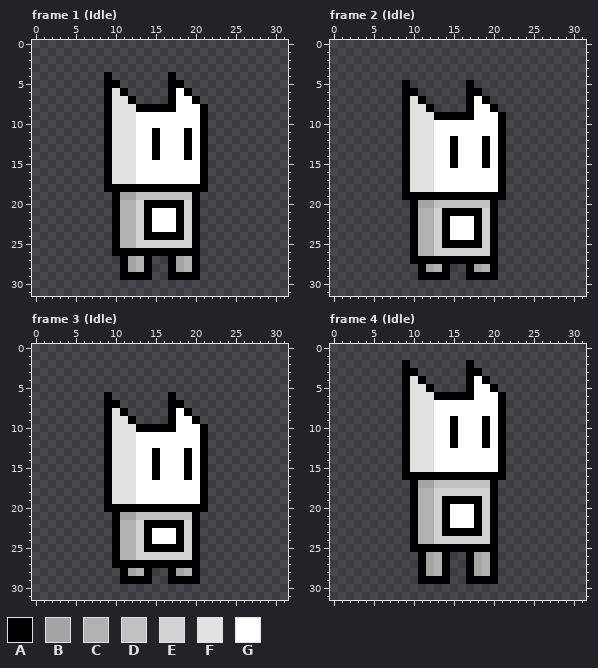
Two versions of one pixel-art file, Sprites/Players/Player.aseprite. The first picture shows the starting point.
32x32 pixels, 36 frames. Colours within 5 levels of each other are drawn and written as one. Shown: frame 1 (Idle), frame 2 (Idle), frame 3 (Idle), frame 4 (Idle). The commit also changed other frames, which this record leaves out.
Palette (. is transparent): A #000000  B #a5a5a5  C #b1b1b1  D #c1c1c1  E #d2d2d2  F #e2e2e2  G #fefefe
Pixels before, frame 1 (Idle), first column x 9:
 4 A.......A....
 5 AA......AA...
 6 AFA.....AGA..
 7 AFFA....AGGA.
 8 AFFFAAAAAGGGA
 9 AFFFGGGGGGGGA
10 AFFFGGGGGGGGA
11 AFFFGGAGGGAGA
12 AFFFGGAGGGAGA
13 AFFFGGAGGGAGA
14 AFFFGGAGGGAGA
15 AFFFGGGGGGGGA
16 AFFFGGGGGGGGA
17 AFFFGGGGGGGGA
18 AAAAAAAAAAAAA
19 .ABBDDDDDDDA.
20 .ACCEAAAAAEA.
21 .ACCEAGGGAEA.
22 .ACCEAGGGAEA.
23 .ACCEAGGGAEA.
24 .ACCEAAAAAEA.
25 .ACCEEEEEEEA.
26 .AAAAAAAAAAA.
27 ..ABCA..ABCA.
28 ..ABCA..ABCA.
29 ..AAAA..AAAA.
Pixels before, frame 2 (Idle), first column x 9:
 5 A.......A....
 6 AA......AA...
 7 AFA.....AGA..
 8 AFFA....AGGA.
 9 AFFFAAAAAGGGA
10 AFFFGGGGGGGGA
11 AFFFGGGGGGGGA
12 AFFFGGAGGGAGA
13 AFFFGGAGGGAGA
14 AFFFGGAGGGAGA
15 AFFFGGAGGGAGA
16 AFFFGGGGGGGGA
17 AFFFGGGGGGGGA
18 AFFFGGGGGGGGA
19 AAAAAAAAAAAAA
20 .ABBDDDDDDDA.
21 .ACCEAAAAAEA.
22 .ACCEAGGGAEA.
23 .ACCEAGGGAEA.
24 .ACCEAGGGAEA.
25 .ACCEAAAAAEA.
26 .ACCEEEEEEEA.
27 .AAAAAAAAAAA.
28 ..ABCA..ABCA.
29 ..AAAA..AAAA.
Pixels before, frame 3 (Idle), first column x 9:
 6 A.......A....
 7 AA......AA...
 8 AFA.....AGA..
 9 AFFA....AGGA.
10 AFFFAAAAAGGGA
11 AFFFGGGGGGGGA
12 AFFFGGGGGGGGA
13 AFFFGGAGGGAGA
14 AFFFGGAGGGAGA
15 AFFFGGAGGGAGA
16 AFFFGGAGGGAGA
17 AFFFGGGGGGGGA
18 AFFFGGGGGGGGA
19 AFFFGGGGGGGGA
20 AAAAAAAAAAAAA
21 .ABBDDDDDDDA.
22 .ACCEAAAAAEA.
23 .ACCEAGGGAEA.
24 .ACCEAGGGAEA.
25 .ACCEAAAAAEA.
26 .ACCEEEEEEEA.
27 .AAAAAAAAAAA.
28 ..ABCA..ABCA.
29 ..AAAA..AAAA.
Pixels before, frame 4 (Idle), first column x 9:
 2 A.......A....
 3 AA......AA...
 4 AFA.....AGA..
 5 AFFA....AGGA.
 6 AFFFAAAAAGGGA
 7 AFFFGGGGGGGGA
 8 AFFFGGGGGGGGA
 9 AFFFGGAGGGAGA
10 AFFFGGAGGGAGA
11 AFFFGGAGGGAGA
12 AFFFGGAGGGAGA
13 AFFFGGGGGGGGA
14 AFFFGGGGGGGGA
15 AFFFGGGGGGGGA
16 AAAAAAAAAAAAA
17 .ABBDDDDDDDA.
18 .ACCEEEEEEEA.
19 .ACCEAAAAAEA.
20 .ACCEAGGGAEA.
21 .ACCEAGGGAEA.
22 .ACCEAGGGAEA.
23 .ACCEAAAAAEA.
24 .ACCEEEEEEEA.
25 .AAAAAAAAAAA.
26 ..ABCA..ABCA.
27 ..ABCA..ABCA.
28 ..ABCA..ABCA.
29 ..AAAA..AAAA.
The result:
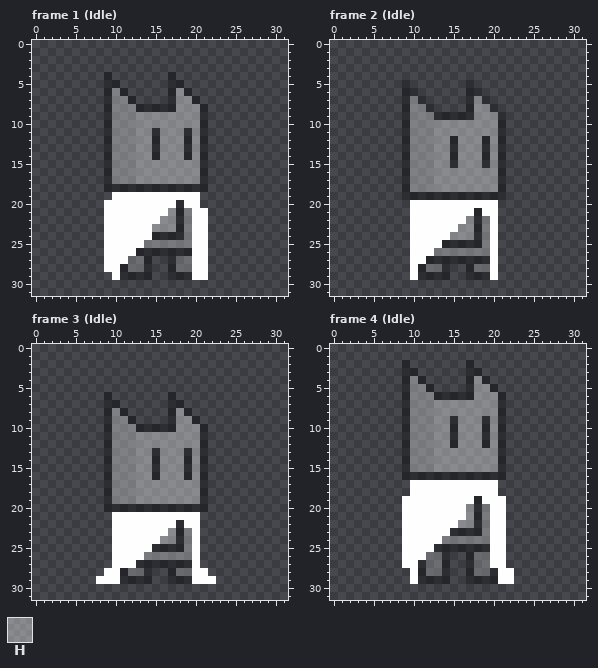
Colours new in this view: H #fefefe5c
Edits made:
layer "FrontBody" opacity 100% -> 36%
layer "Layer 1" added
colour A: #000000 -> #0000005c
colour B: #a5a5a5 -> #a5a5a55c
colour C: #b1b1b1 -> #b1b1b15c
colour E: #d2d2d2 -> #d2d2d25c
colour F: #e2e2e2 -> #e2e2e25c
Changed rows in their new state; - is a pixel that keeps its letter.
Frame 1 (Idle):
first column x 9:
 6 ---------H---
 7 ---------HH--
 8 ---------HHH-
 9 ----HHHHHHHH-
10 ----HHHHHHHH-
11 ----HH-HHH-H-
12 ----HH-HHH-H-
13 ----HH-HHH-H-
14 ----HH-HHH-H-
15 ----HHHHHHHH-
16 ----HHHHHHHH-
17 ----HHHHHHHH-
19 -GGGGGGGGGGG-
20 GGGGGGGGG-GG-
21 GGGGGG--H--GG
22 GGGGGG-HH--GG
23 GGGGGGHHH--GG
24 GGGGGG-----GG
25 GGGGG------GG
26 GGGG-------GG
27 GGG--------GG
28 GG---------GG
29 -G---------GG
Frame 2 (Idle):
first column x 10:
 7 --------H--
 8 --------HH-
 9 --------HHH
10 ---HHHHHHHH
11 ---HHHHHHHH
12 ---HH-HHH-H
13 ---HH-HHH-H
14 ---HH-HHH-H
15 ---HH-HHH-H
16 ---HHHHHHHH
17 ---HHHHHHHH
18 ---HHHHHHHH
20 GGGGGGGGGGG
21 GGGGGGGG-GG
22 GGGGG--H--G
23 GGGGG-HH--G
24 GGGGGHHH--G
25 GGGG------G
26 GGG-------G
27 GG--------G
28 G---------G
29 G---------G
Frame 3 (Idle):
first column x 8:
 8 ----------H----
 9 ----------HH---
10 ----------HHH--
11 -----HHHHHHHH--
12 -----HHHHHHHH--
13 -----HH-HHH-H--
14 -----HH-HHH-H--
15 -----HH-HHH-H--
16 -----HH-HHH-H--
17 -----HHHHHHHH--
18 -----HHHHHHHH--
19 -----HHHHHHHH--
21 --GGGGGGGGGGG--
22 --GGGGGGGG-GG--
23 --GGGGG--H--G--
24 --GGGGG-HH--G--
25 --GGGGG-----G--
26 --GGGG------G--
27 --GGG-------G--
28 -GG---------GG-
29 GGG---------GGG
Frame 4 (Idle):
first column x 9:
 4 ---------H----
 5 ---------HH---
 6 ---------HHH--
 7 ----HHHHHHHH--
 8 ----HHHHHHHH--
 9 ----HH-HHH-H--
10 ----HH-HHH-H--
11 ----HH-HHH-H--
12 ----HH-HHH-H--
13 ----HHHHHHHH--
14 ----HHHHHHHH--
15 ----HHHHHHHH--
17 -GGGGGGGGGGG--
18 -GGGGGGGGGGG--
19 GGGGGGGGG-GGG-
20 GGGGGG--H--GG-
21 GGGGGG--H--GG-
22 GGGGGG-HH--GG-
23 GGGGGG-----GG-
24 GGGGG------GG-
25 GGGG-------GG-
26 GGG--------GG-
27 GG---------GG-
28 -G----------GG
29 -G----------GG
Pixel boxes of the changes (left, top, right, bottom) in both pictures:
changed: (104, 72, 208, 280)
changed: (402, 80, 506, 280)
changed: (96, 392, 216, 584)
changed: (402, 360, 514, 584)
